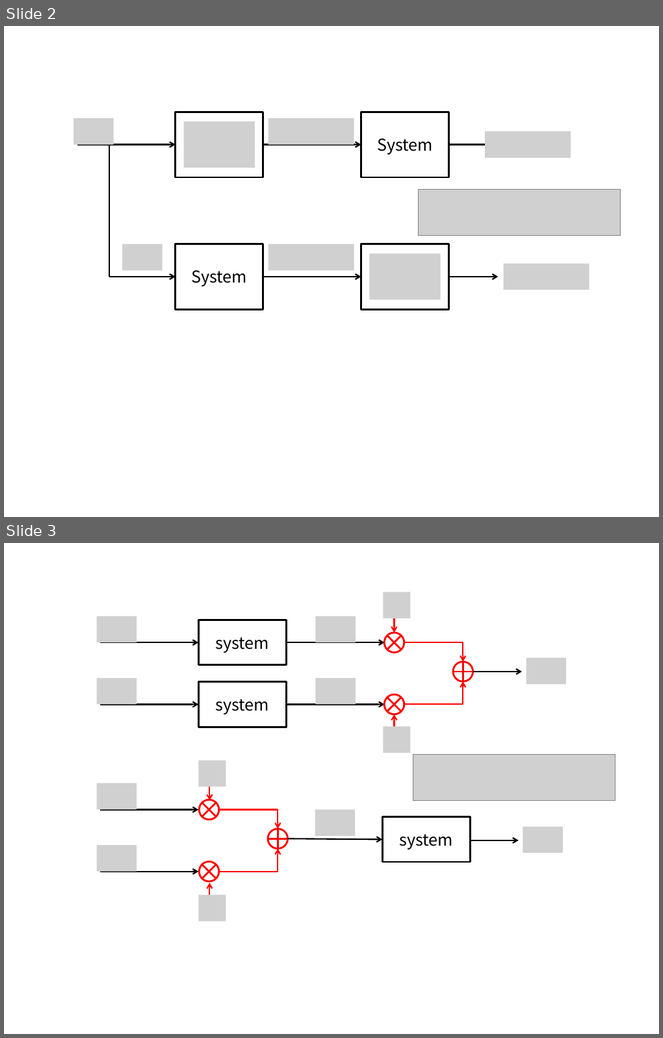
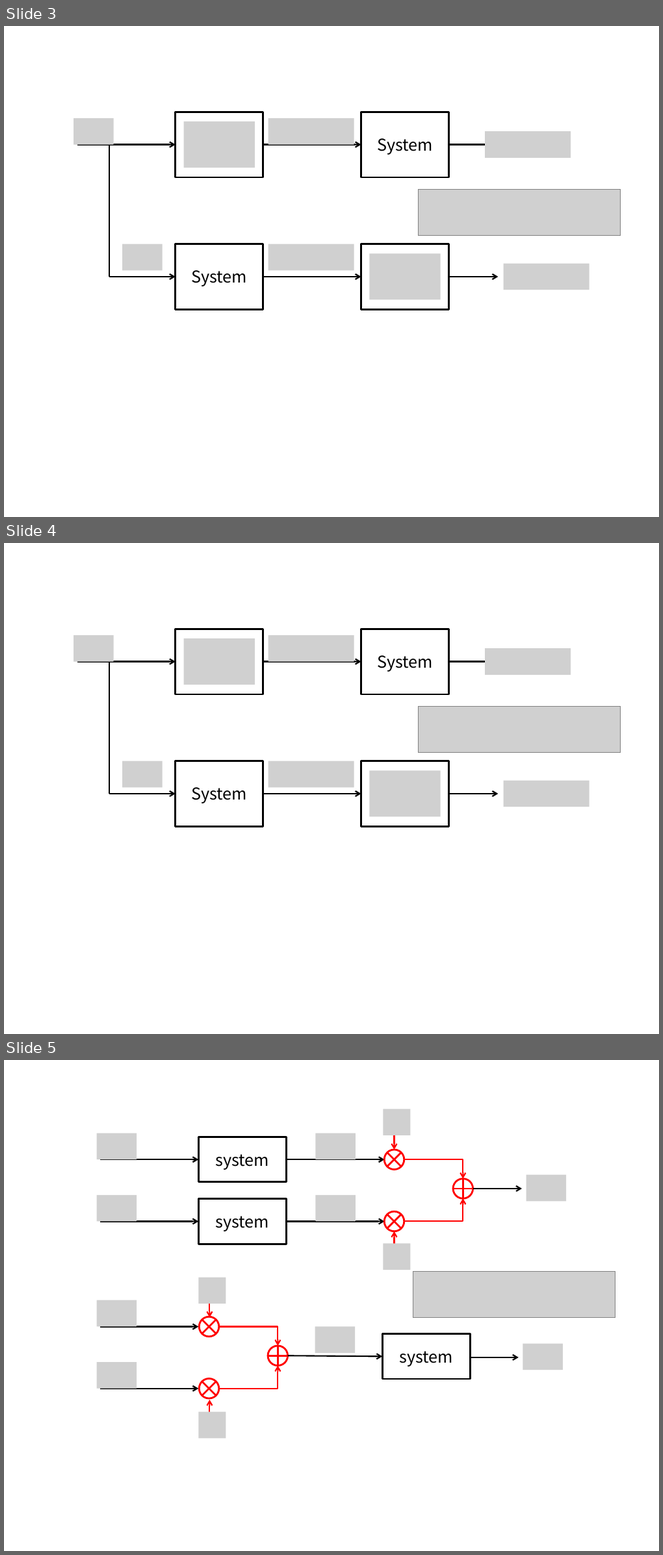
Before and after one commit to answeredbyablemind/answeredbyablemind.github.io, a slide deck: pics/2022-01-11-LTI_system/pics.pptx. Shown one above the other, each under a label of ours: slides 2 and 3 before the commit, slides 3, 4 and 5 after it. The pictures are 663x1038 and 663x1555 pixels, drawn with LibreOffice and Linux fonts; fonts in the diff are those of the drawing; grey boxes stand for pictures. Boxes give left, top, right and bottom in pixels: in the first picture for what was removed or moved away, otherwise in the second. Text is boxed around its words. In the diff, an @@ line names an element or a change of style, - is before the commit and + after.

```diff
--- a/pics/2022-01-11-LTI_system/pics.pptx
+++ b/pics/2022-01-11-LTI_system/pics.pptx
@@ slide 4 added at (4,543,659,1034), background #FFFFFF @@
@@ picture added at (74,635,113,661) @@
@@ rectangle added at (176,629,263,694), fill #FFFFFF, outline #000000 2 pt @@
@@ picture added at (184,639,255,685) @@
@@ picture added at (268,635,354,661) @@
@@ rectangle added at (361,629,449,694), fill #FFFFFF, outline #000000 2 pt @@
@@ text added at (377,655,433,672), 18 pt, text #000000 @@
+System
@@ picture added at (485,648,571,675) @@
@@ arrow added from (77, 661) to (176, 661), #000000 1.5 pt @@
@@ line added from (109, 661) to (109, 794), #000000 1.5 pt @@
@@ arrow added from (263, 661) to (361, 661), #000000 1.5 pt @@
@@ arrow added from (449, 661) to (498, 661), #000000 1.5 pt @@
@@ picture added at (418,706,621,753) @@
@@ picture added at (122,761,163,787) @@
@@ rectangle added at (176,761,263,826), fill #FFFFFF, outline #000000 2 pt @@
@@ picture added at (268,761,354,787) @@
@@ rectangle added at (361,761,449,826), fill #FFFFFF, outline #000000 2 pt @@
@@ picture added at (369,771,440,817) @@
@@ arrow added from (109, 794) to (176, 794), #000000 1.5 pt @@
@@ text added at (191,787,247,804), 18 pt, text #000000 @@
+System
@@ arrow added from (263, 794) to (361, 794), #000000 1.5 pt @@
@@ arrow added from (449, 794) to (498, 794), #000000 1.5 pt @@
@@ picture added at (504,781,590,807) @@
@@ what was slide 2 is now slide 3 @@
@@ what was slide 3 is now slide 5 @@
```
Also in this commit, not shown: 2 other slides added, 6 other files.
